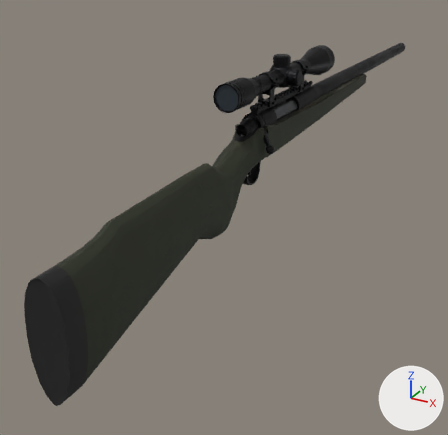
The glTF model public/assets/local/guns/m24.glb: old version first, new version second.
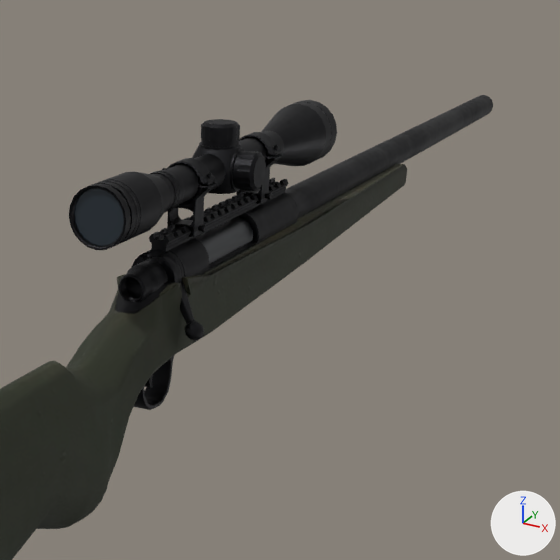
Each version is shown whole from a 50 mm camera at (0.33, -0.612, 0.261) aimed at (-0.077, 0.127, -0.109), then close up on the part from 41% to 97% of the width and 0% to 58% of the height. The lights are fixed; the arrows at lower right show +X, +Y and +Z. The last two pictures show the newer version. Where no turn or scale is listed for an object, it has been applied to the vertices. Vertices at exactly the same position are counted once.

In view in the first close-up: 'body', 'bolt_body', 'bolt_handle', 'lens_ocular' and 1 more.
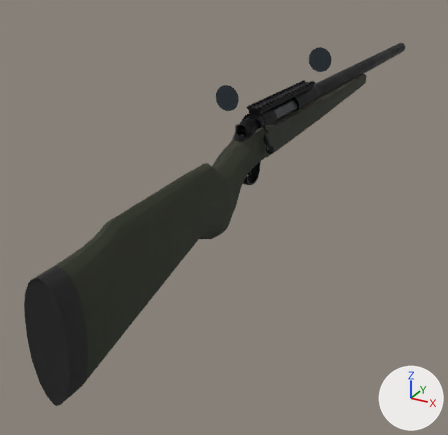
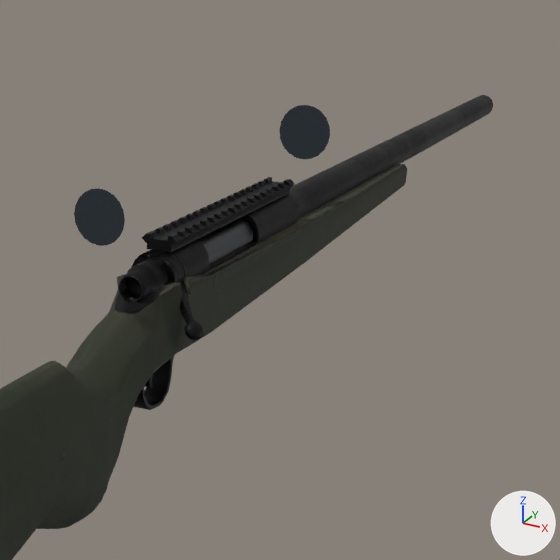
Location of each change, [x1, y1, x2, y2] in pixels of the close-ups (560 x 560 px; the box of a moved part takes in the faces that stretch with it):
part 1 of me_body, deleted
    before: [69, 100, 337, 250]
part 2 of me_body, moved or reshaped
    before: [149, 178, 288, 252]
    after: [142, 177, 295, 253]
'lens_objective', unchanged, uncovered by the edit
    after: [279, 105, 330, 159]

The change, as a diff of the scene's bpy script:
```diff
--- a/public/assets/local/guns/m24.glb.py
+++ b/public/assets/local/guns/m24.glb.py
@@ me_body @@
 # used by ob_body; location = (0.0, 0.0, 0.0)
-me_body.from_pydata(...)  # 4566 vertices, 9016 faces; spans x -0.022..0.026, y -0.311..0.781, z -0.1..0.13
+me_body.from_pydata(...)  # 1830 vertices, 3628 faces; spans x -0.022..0.023, y -0.311..0.781, z -0.1..0.08
+# me_body part 1: 12 loose pieces with 2456 vertices, spanning x -0.02..0.026, y -0.007..0.292, z 0.074..0.13, are deleted
+# me_body part 2: 302 vertices moved from x -0.006..0.006, y 0.064..0.244, z 0.071..0.08 to x -0.01..0.011, y 0.064..0.244, z 0.071..0.08; 480 vertices removed from x -0.009..0.012, y 0.064..0.244, z 0.071..0.08; 200 vertices added at x -0.01..0.011, y 0.064..0.244, z 0.071..0.08
 me_body.materials.append(mat_metal)
```
